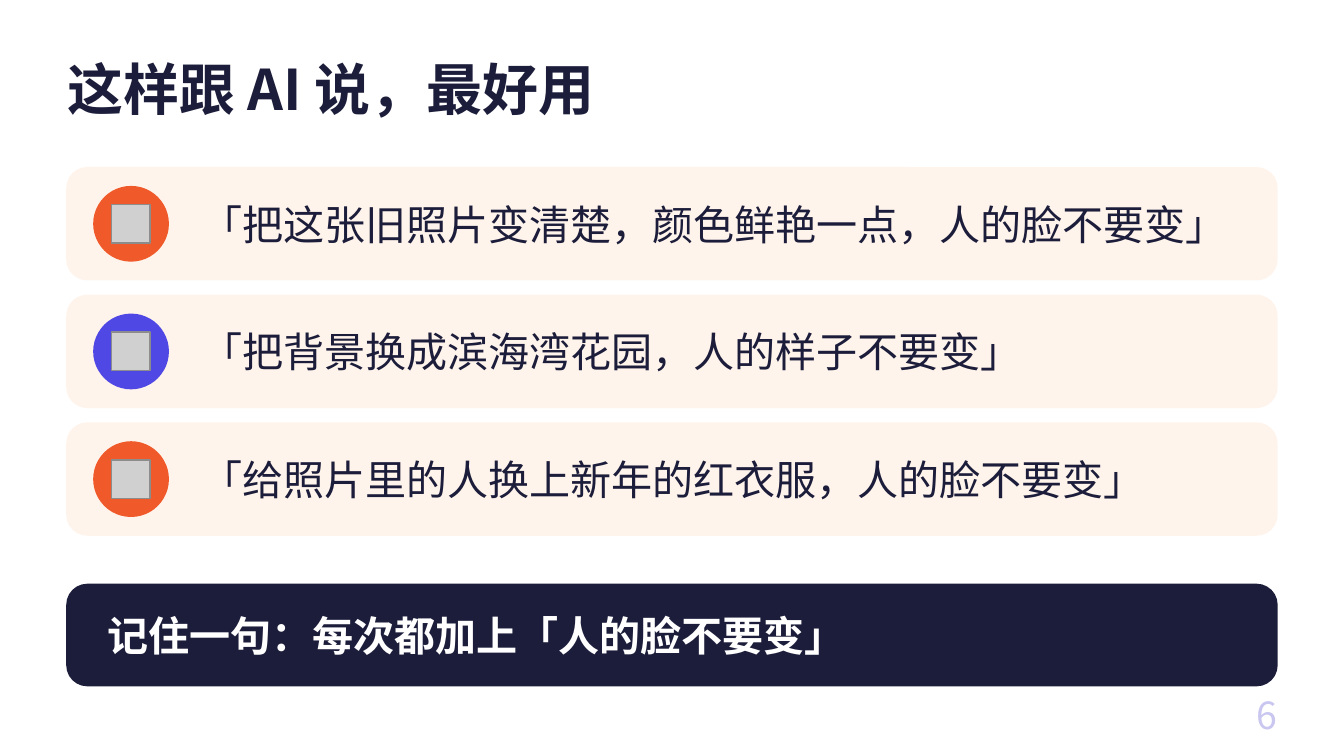
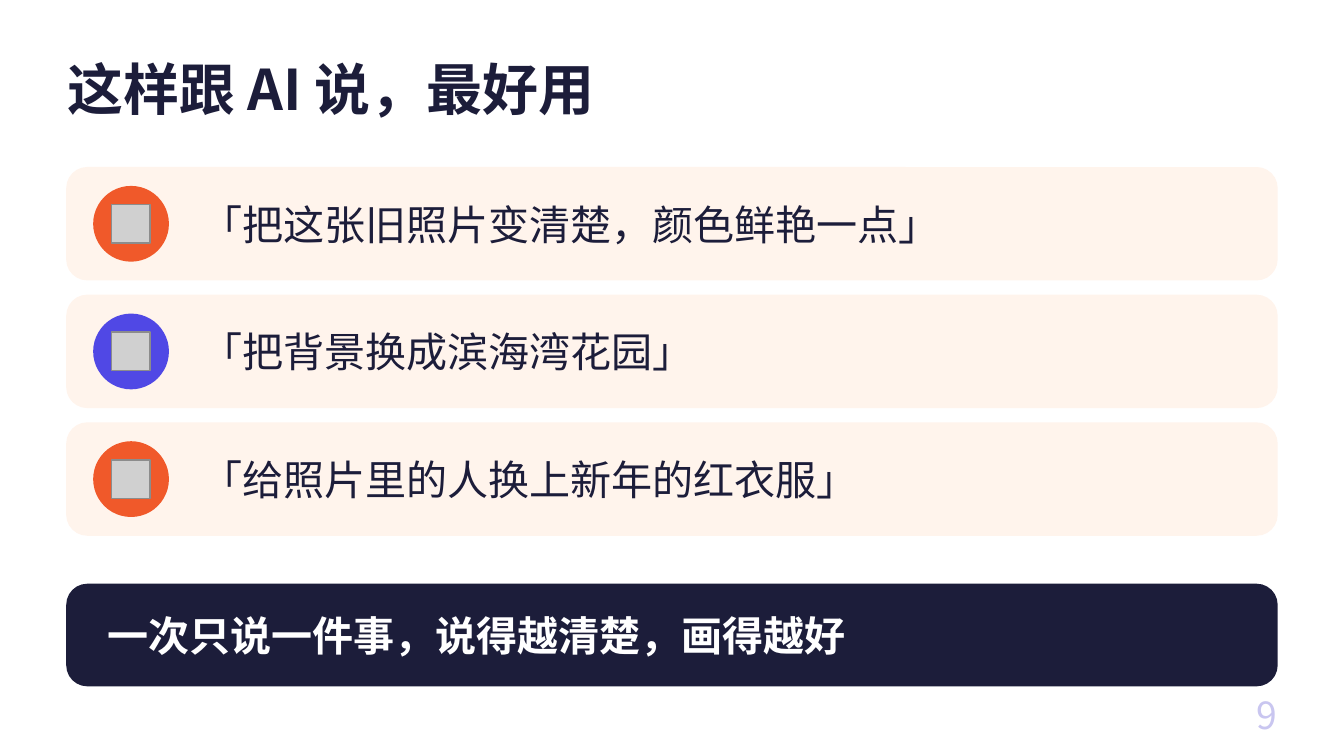
Before and after one commit to freyhuang-11/thinknova-memory, a slide deck: slide 9 of courses/CC长者课_AI情绪焕新/AI情绪焕新_长者课.pptx (slide 6 before the commit). Drawn at 1344x756 pixels with LibreOffice and Linux fonts; fonts in the diff are those of the drawing; grey boxes stand for pictures. Boxes give left, top, right and bottom in pixels: in the first picture for what was removed or moved away, otherwise in the second. Text is boxed around its words. In the diff, an @@ line names an element or a change of style, - is before the commit and + after.

```diff
--- a/courses/CC长者课_AI情绪焕新/AI情绪焕新_长者课.pptx
+++ b/courses/CC长者课_AI情绪焕新/AI情绪焕新_长者课.pptx
@@ text at [202,205,940,244]: text changed @@
-「把这张旧照片变清楚，颜色鲜艳一点，人的脸不要变」
+「把这张旧照片变清楚，颜色鲜艳一点」
@@ text at [202,332,694,371]: text changed @@
-「把背景换成滨海湾花园，人的样子不要变」
+「把背景换成滨海湾花园」
@@ text at [202,460,858,499]: text changed @@
-「给照片里的人换上新年的红衣服，人的脸不要变」
+「给照片里的人换上新年的红衣服」
@@ text at [107,616,845,657]: text changed @@
-记住一句：每次都加上「人的脸不要变」
+一次只说一件事，说得越清楚，画得越好
@@ page number at [1256,701,1277,729]: text changed @@
-6
+9
```
Also in this commit, not shown: 8 other slides changed, 16 slides added, 1 slide removed, 7 other files.
